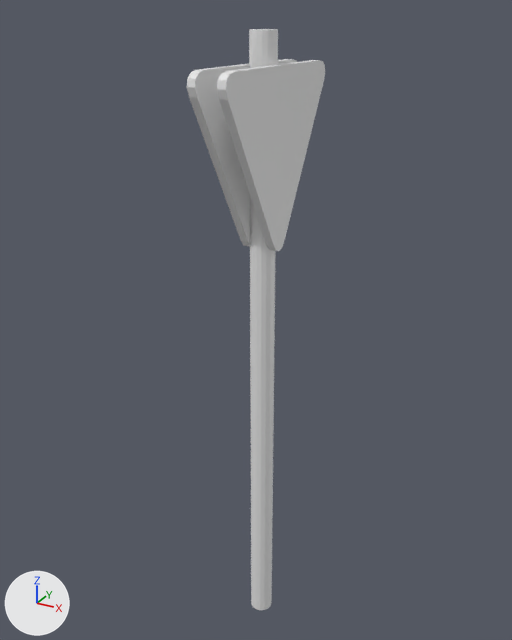
An edit to the Blender file assets/models/sign.blend, drawn before and after from the same camera.
Rendered twice from a 50 mm camera at (6.7, -12.47, 2.76) aimed at (-0.32, 0.3, -3.62). Lighting does not change. The marker at lower left points along +X, +Y and +Z. The picture after the commit comes second.
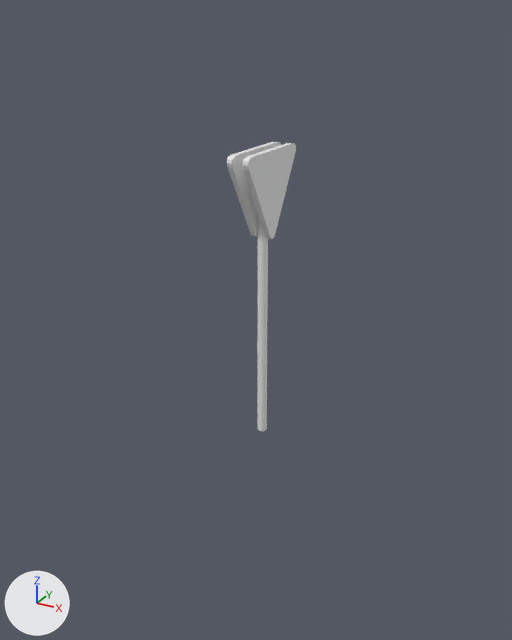
Edits to the bpy script that builds the scene:
```text
Remove ob_cube:
    ob_cube = bpy.data.objects.new('Cube', me_cube_001)
    ob_cube.location = (-0.3, 0.0, 0.0)
Change ob_cube_001:
    ob_cube_001.location: (0.3, 0.0, 0.0) -> (0.17, 0.0, -0.66)
    ob_cube_001.scale: (1.0, 1.0, 1.0) -> (0.697, 0.5, 0.5)
    add _m = ob_cube_001.modifiers.new('Mirror', 'MIRROR')
    add _m.mirror_object = ob_cylinder
Change ob_cylinder:
    ob_cylinder.location: (0.0, 0.0, -4.57) -> (0.0, 0.0, -3.32)
    ob_cylinder.scale: (0.268, 0.268, 6.98) -> (0.109, 0.109, 2.88)
```

Boxes [x1, y1, x2, y2] around the edits, measured in the pictures (512 x 640 px):
'Cube.001', moved, rescaled, modifiers changed (36% narrower, 49% shorter)
    before: [217, 60, 325, 251]
    after: [227, 142, 296, 239]
'Cylinder', moved, rescaled
    before: [249, 29, 278, 610]
    after: [257, 216, 268, 431]
'Cube', deleted
    before: [187, 59, 297, 246]
